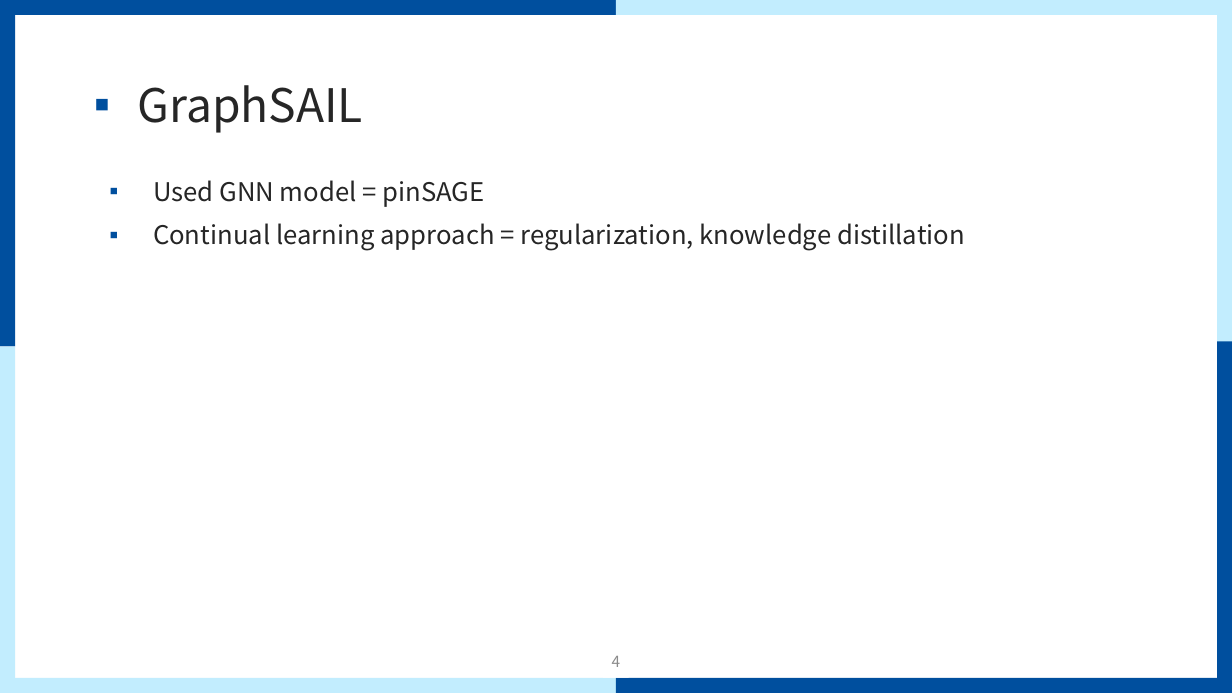
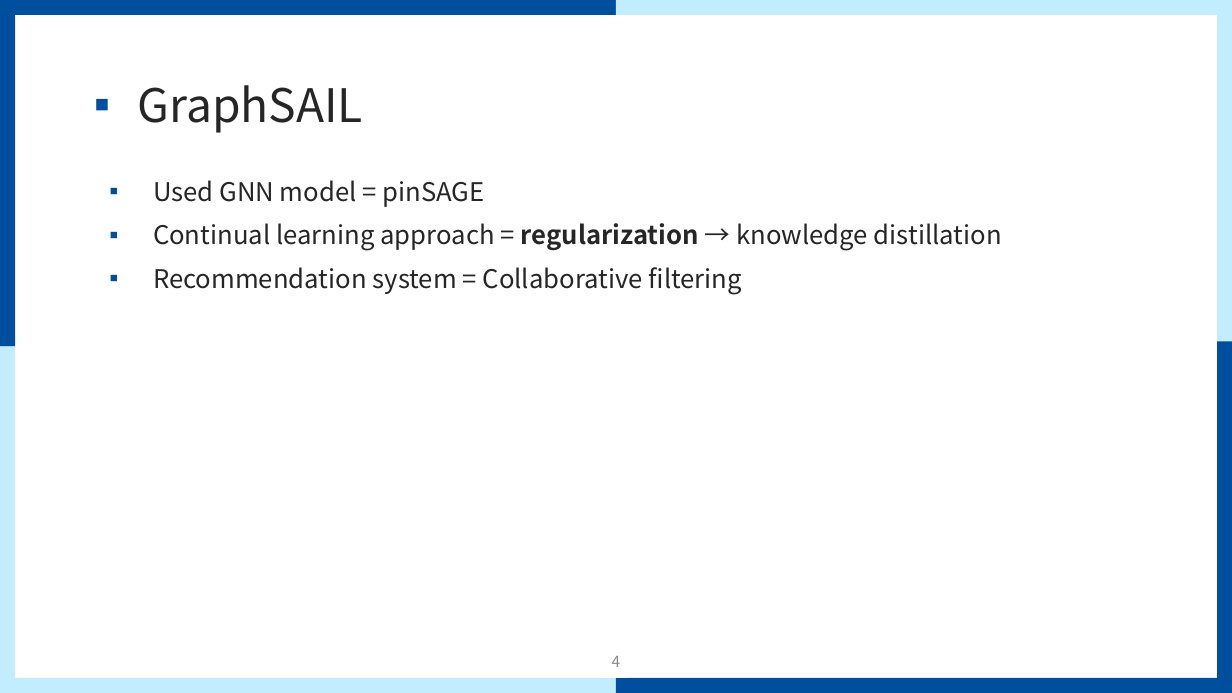
Before and after one commit to mmvv11/GraduateStudies, a slide deck: slide 4 of papers/papersForKCC/논문 관련 조사 및 아이디어.pptx. Drawn at 1232x693 pixels with LibreOffice and Linux fonts; fonts in the diff are those of the drawing; background and template pictures are left out. Boxes give left, top, right and bottom in pixels: in the first picture for what was removed or moved away, otherwise in the second. Text is boxed around its words. In the diff, an @@ line names an element or a change of style, - is before the commit and + after.

```diff
--- a/papers/papersForKCC/논문 관련 조사 및 아이디어.pptx
+++ b/papers/papersForKCC/논문 관련 조사 및 아이디어.pptx
@@ text at bbox=[153, 223, 1002, 295]: text changed @@
-▪ Continual learning approach = regularization, knowledge distillation
+▪ Continual learning approach = regularization → knowledge distillation
+▪ Recommendation system = Collaborative filtering
```
Also in this commit, not shown: 3 other slides changed, 2 slides added, 2 slides removed, 2 other files.
